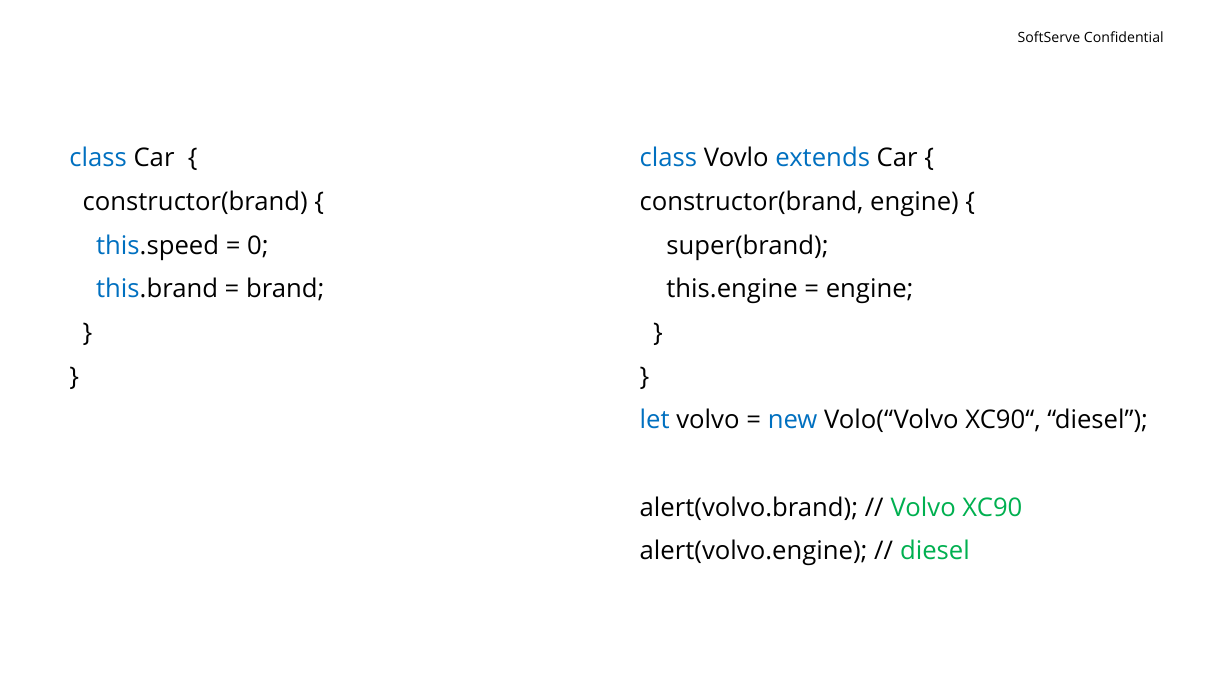
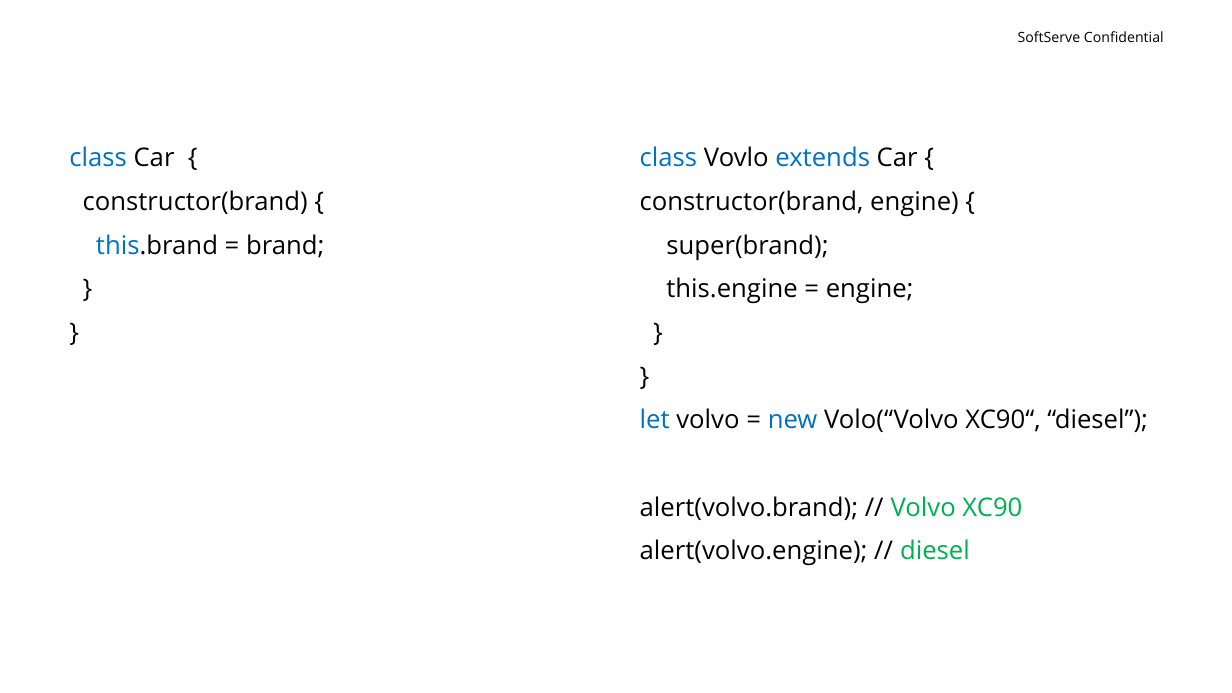
Before and after one commit to IhorKalyta/Presentation, a slide deck: slide 13 of Classes_JS.pptx (slide 12 before the commit). Drawn at 1232x693 pixels with LibreOffice and Linux fonts; fonts in the diff are those of the drawing; background and template pictures are left out. Boxes give left, top, right and bottom in pixels: in the first picture for what was removed or moved away, otherwise in the second. Text is boxed around its words. In the diff, an @@ line names an element or a change of style, - is before the commit and + after.

```diff
--- a/Classes_JS.pptx
+++ b/Classes_JS.pptx
@@ text at [96, 234, 269, 261]: paragraph removed @@
-this.speed = 0;
```
Also in this commit, not shown: 2 other slides changed, 1 slide added.
